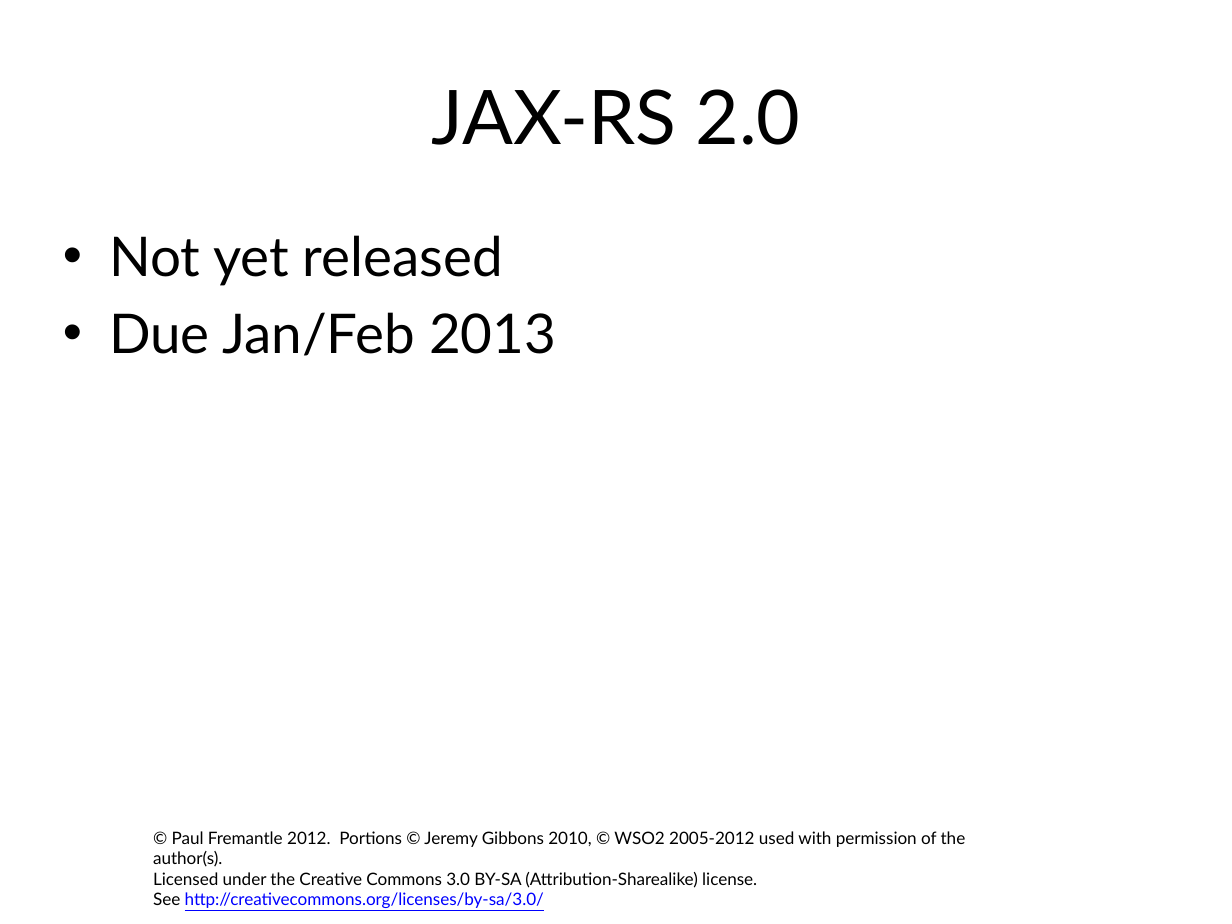
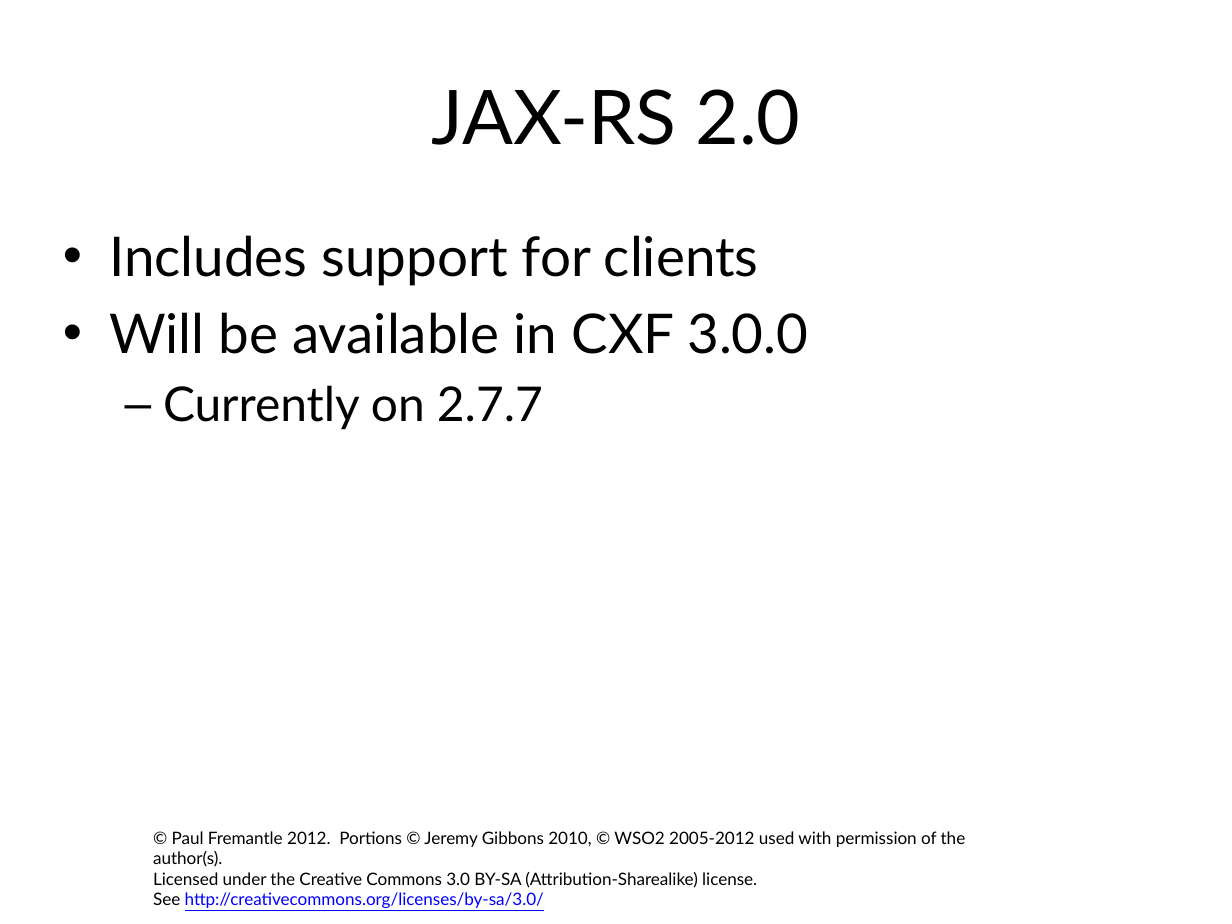
Before and after one commit to pzfreo/ox-soa-old, a slide deck: slide 8 of presentations/source/03a-Creating-REST-Clients.pptx. Drawn at 1232x924 pixels with LibreOffice and Linux fonts; fonts in the diff are those of the drawing; background and template pictures are left out. Boxes give left, top, right and bottom in pixels: in the first picture for what was removed or moved away, otherwise in the second. Text is boxed around its words. In the diff, an @@ line names an element or a change of style, - is before the commit and + after.

```diff
--- a/presentations/source/03a-Creating-REST-Clients.pptx
+++ b/presentations/source/03a-Creating-REST-Clients.pptx
@@ text at <box>109,235,808,430</box>: text changed @@
-• Not yet released
-• Due Jan/Feb 2013
+• Includes support for clients
+• Will be available in CXF 3.0.0
+  – Currently on 2.7.7
```
Also in this commit, not shown: 3 other slides changed, 16 other files.
